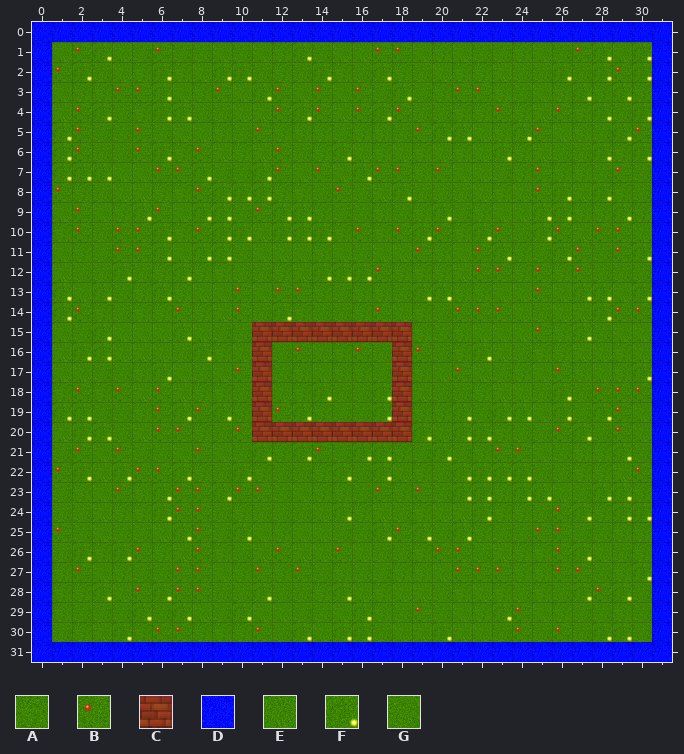
Two versions of a level (Tiled map, res/map/map.tmx). The picture above is the old version.
Cells are 32x32 px. Shown: x 0..31, y 0..31.
Key: from "spritesheet": A 0, B 1, C 3, D 6, E 16, F 17, G 32.
_ is an empty cell.
Layer "Kachelebene 1" before, first column x 0:
 0 DDDDDDDDDDDDDDDDDDDDDDDDDDDDDDDD
 1 DEBFEGBGGEGEAFGEEBBEAEGGAEGBFEFD
 2 DBFGEAFAEFFGAGFAGFAGEAAEGGFGFBFD
 3 DEAABBFEABEFBEBEBGFGABBAGEAFAFAD
 4 DEBFGAFFGGEEBFBEBFBGGAABAEBAFGFD
 5 DFBGGBGEEAGBAAAGAAGBFFEAFBEAGFBD
 6 DFBGGBFABEAEBGAFEAEAEAEFAEGGFAFD
 7 DFFFEEBBFGGFBEBEFBBABEEGABAAGBGD
 8 DBAGEEAABFFFAAGBGEFGGGEAEBFEFAGD
 9 DEBEAFBEFFGBFFAGGAGAFGAEEFFAAFAD
10 DABGBBFABFFEFFFABABFBAFBGFBEBBED
11 DEAGBBFEFFGEEEAEGEEBAEBFAGFBGBFD
12 DEGGFGAFAAGGAEFFFBAAAEBBABABGGGD
13 DFEFGAFAEEBEBBAGAAGFFAAEEBEFFEFD
14 DFBAGAABAEBGFAGGABEAGBBBEGEEFBBD
15 DEGFEEEFEGGCCCCCCCCAGAEEEBAFGEED
16 DEFFEEEGFAECGBEABGCBGAFEGAAEEAED
17 DEEGGAFEGEBCGAEAAGCAEBEGAEBAEAFD
18 DABABEBEAAGCEAFGGFCEGGAEEGFGBBBD
19 DFFGGABFBFACBFAGGFCAAFGFFEFGFBED
20 DEFFGEBBAGBCCCCCCCCFEFFAGGBFGBED
21 DGBEBGGEBEGFAFBGFFAGFGABBEGAAFGD
22 DBFEFBBFAGFAGGAFGFEAGFFFFGGAAEBD
23 DGAEBAFBBFBBGEAAGBABGFFAFFEGFFAD
24 DGGEAAFBBGAGGGEFAEGAEEFAAGBFAFFD
25 DBGEGGEFBGFEAEEGGFBFGFAGGBBGGAAD
26 DGFAFBAEBAGEBEEBEGGABBGEAABFEGAD
27 DABEAGGBBEABABGAGGAAEBBBAABBGAFD
28 DAAFEBFBBGGFGGAFEAEEGAEAGAGFBFGD
29 DAGGGFGFEGFEEGGEFAGBGEAFBEAGGAGD
30 DGAEFABBAAABGFEFFGEEFEEGBGBGFFGD
31 DDDDDDDDDDDDDDDDDDDDDDDDDDDDDDDD
Once edited:
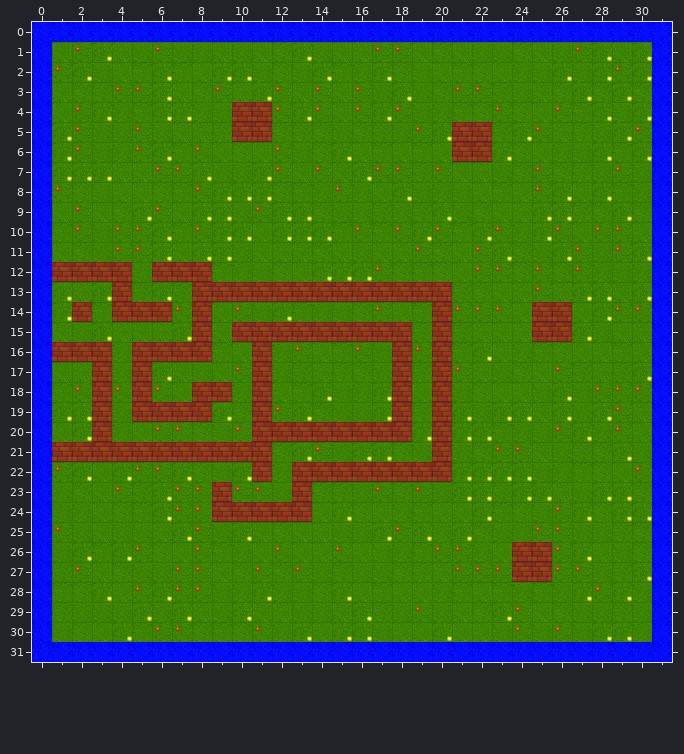
The edit:
Layer "Kachelebene 1":
Tile A becomes tile C in row 6 at x 21; in row 12 at x 6 and 8; in row 13 at x 14 and 16 to 17; in row 14 at x 5 to 6 and 8; in row 15 at x 26; in row 17 at x 5.
Tile A becomes tile C in row 18 at x 3 and 8 to 9; in row 19 at x 5 and 20; in row 22 at x 11, 14 and 19; in row 24 at x 10; in rows 26 to 27 at x 24 to 25.
Tile B becomes tile C in row 5 at x 11; in row 13 at x 10 and 12 to 13; in row 14 at x 2; in row 15 at x 25; in row 19 at x 6 and 8; in row 21 at x 2, 4 and 8.
Tile E becomes tile C in row 4 at x 10 to 11; in rows 5 to 6 at x 22; in row 12 at x 1; in row 13 at x 8 to 9 and 11; in row 14 at x 26; in row 15 at x 8.
Tile E becomes tile C in row 16 at x 1 and 5 to 6; in row 17 at x 20; in row 18 at x 5; in row 20 at x 20; in row 21 at x 3, 7 and 9; in row 22 at x 18.
Tile E becomes tile C in row 23 at x 13.
Tile F becomes tile C in row 5 at x 21; in row 12 at x 4 and 7; in row 13 at x 19 to 20; in row 16 at x 2 to 3 and 8; in row 19 at x 7; in row 20 at x 3.
Tile F becomes tile C in row 21 at x 11 and 20; in row 22 at x 15 and 17; in row 23 at x 9.
Tile G becomes tile C in row 5 at x 10; in row 12 at x 2 to 3; in row 13 at x 4, 15 and 18; in row 14 at x 4, 20 and 25; in row 15 at x 10 and 20; in row 16 at x 7 and 20.
Tile G becomes tile C in row 17 at x 3; in row 18 at x 20; in row 19 at x 3; in row 21 at x 1, 5 to 6 and 10; in row 22 at x 13, 16 and 20; in row 24 at x 9 and 11 to 13.
Tile G becomes tile E in row 15 at x 9.
Tile E becomes tile G in row 16 at x 4.
Pixel boxes of the changes (left, top, right, bottom) in both pictures:
changed: (232, 102, 272, 142)
changed: (452, 122, 492, 162)
changed: (52, 262, 452, 522)
changed: (532, 302, 572, 342)
changed: (512, 542, 552, 582)
